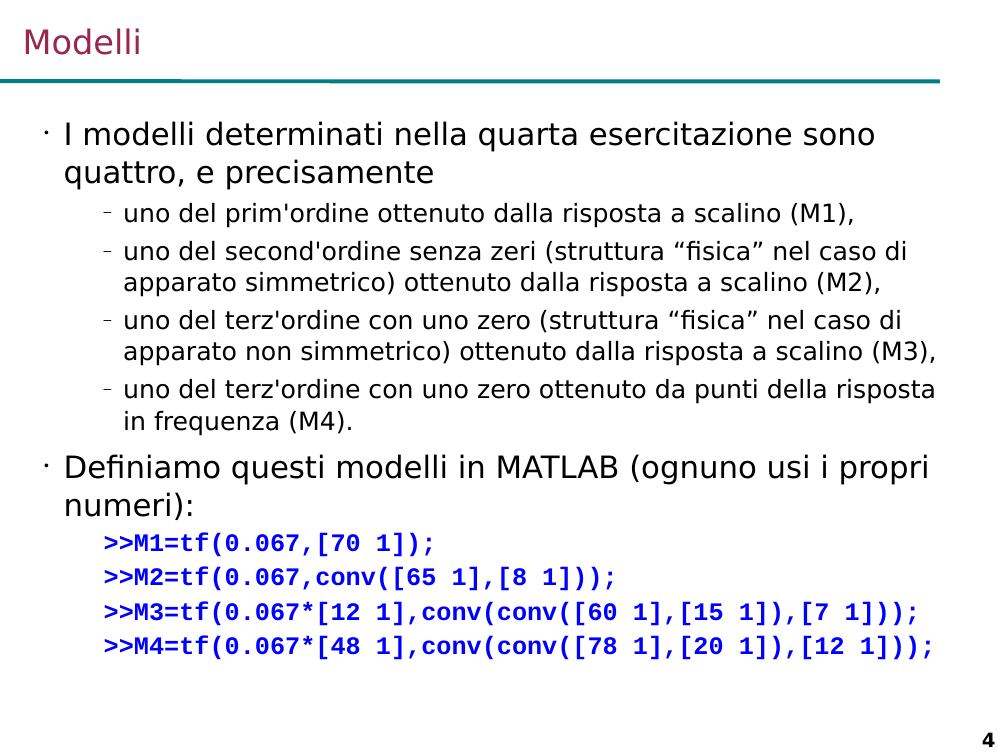
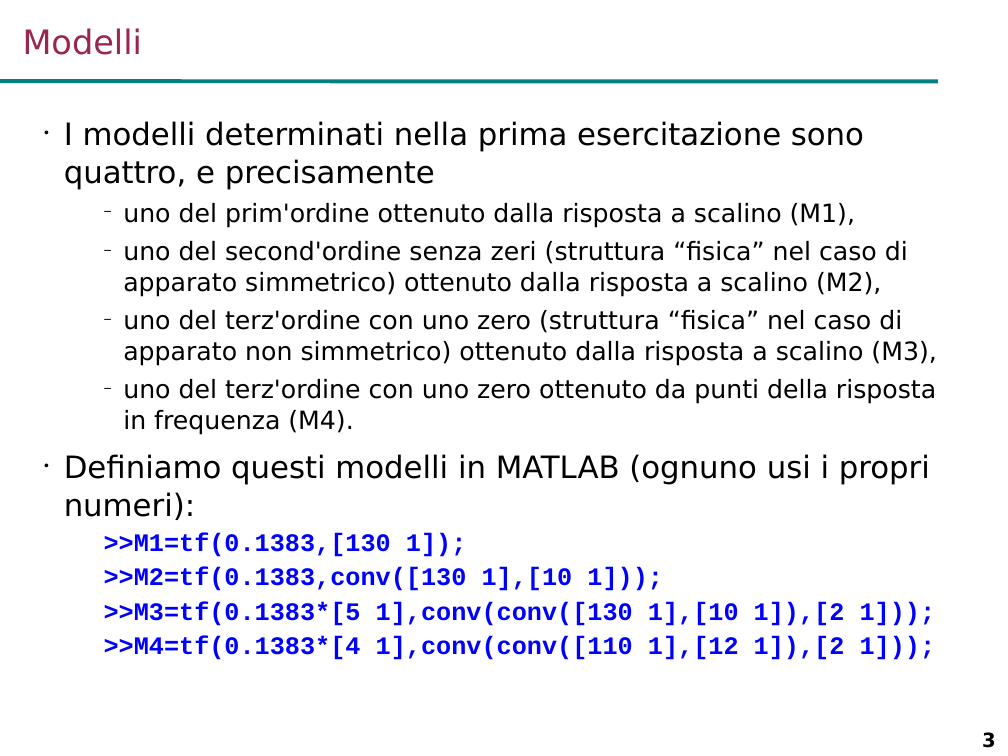
Before and after one commit to looms-polimi/FdA_Lab, a slide deck: slide 3 of FdA_courseware/FdA_Lab2.ppt (slide 4 before the commit). Drawn at 1008x756 pixels with LibreOffice and Linux fonts; fonts in the diff are those of the drawing; background and template pictures are left out. Boxes give left, top, right and bottom in pixels: in the first picture for what was removed or moved away, otherwise in the second. Text is boxed around its words. In the diff, an @@ line names an element or a change of style, - is before the commit and + after.

Commit message:
Updated teaching material for second laboratory lesson

```diff
--- a/FdA_courseware/FdA_Lab2.ppt
+++ b/FdA_courseware/FdA_Lab2.ppt
@@ text at [64,121,864,190]: text changed @@
-• I modelli determinati nella quarta esercitazione sono quattro, e precisamente
+• I modelli determinati nella prima esercitazione sono quattro, e precisamente
@@ text at [64,203,936,520]: bullet – to −; indent changed @@
@@ text at [104,532,936,660]: text changed @@
-      >>M1=tf(0.067,[70 1]);
-      >>M2=tf(0.067,conv([65 1],[8 1]));
-      >>M3=tf(0.067*[12 1],conv(conv([60 1],[15 1]),[7 1]));
-      >>M4=tf(0.067*[48 1],conv(conv([78 1],[20 1]),[12 1]));
+      >>M1=tf(0.1383,[130 1]);
+      >>M2=tf(0.1383,conv([130 1],[10 1]));
+      >>M3=tf(0.1383*[5 1],conv(conv([130 1],[10 1]),[2 1]));
+      >>M4=tf(0.1383*[4 1],conv(conv([110 1],[12 1]),[2 1]));
@@ page number at [982,732,996,748]: text changed @@
-4
+3
```
Also in this commit, not shown: 15 other slides changed, 10 slides added, 2 slides removed, 1 other file.
